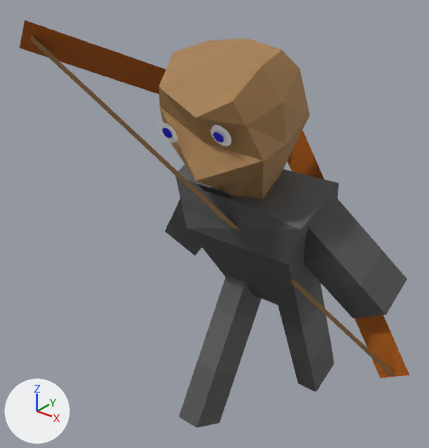
What one commit did to the OBJ model King Of Kings Docs/Models/heavyarcher1d.obj.
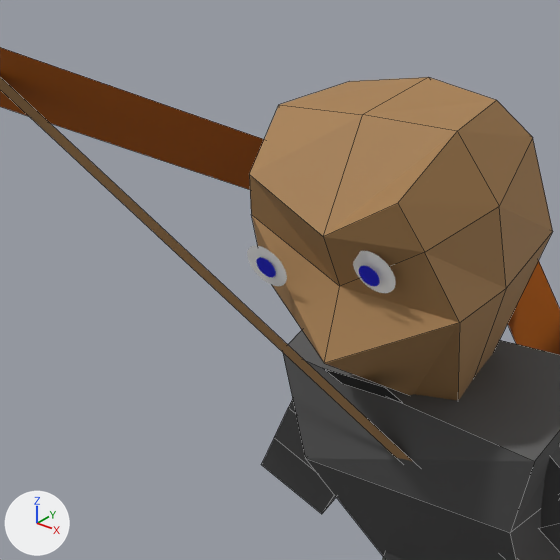
Old and new are each drawn whole from a 50 mm lens placed at (3.98, -6.35, 6.83), pointed at (-0.56, -0.68, 3.32) and again close up on the part from 8% to 73% of the width and 0% to 62% of the height. Every picture has the same lights, and +X, +Y and +Z are marked at lower left. The close-ups show mesh edges as thin lines. Where no turn or scale is listed for an object, it has been applied to the vertices.
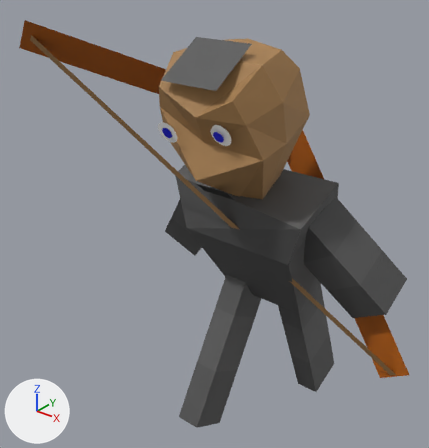
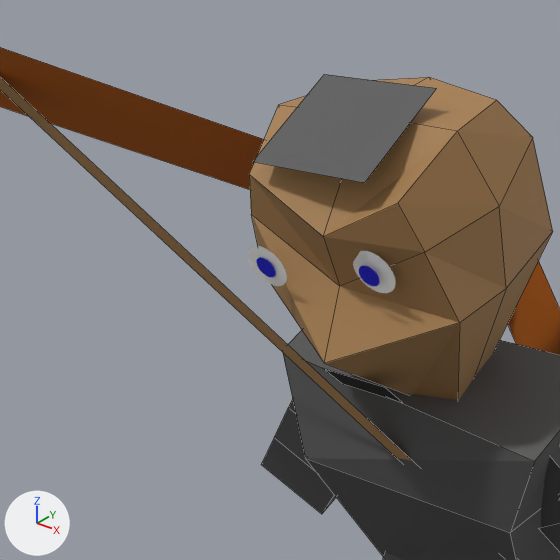
Pixel boxes [x1, y1, x2, y2] of what changed, in the close-ups (560 x 560 px):
'Plane.004_Plane.001', added: after [253, 74, 436, 183]

The change, as a list of edits to the scene's bpy script:
```text
Add me_plane_004_plane_001:
    me_plane_004_plane_001.from_pydata([(-0.403, -1.78, 5.459), (0.346, -1.78, 5.459), (-0.403, -1.191, 5.834), (0.346, -1.191, 5.834)], [], [(0, 1, 3, 2)])
    me_plane_004_plane_001.materials.append(mat_material_008)  # dark grey #585858
Add ob_plane_004_plane_001:
    ob_plane_004_plane_001 = bpy.data.objects.new('Plane.004_Plane.001', me_plane_004_plane_001)
    ob_plane_004_plane_001.location = (0.0, 0.0, 0.0)
```
